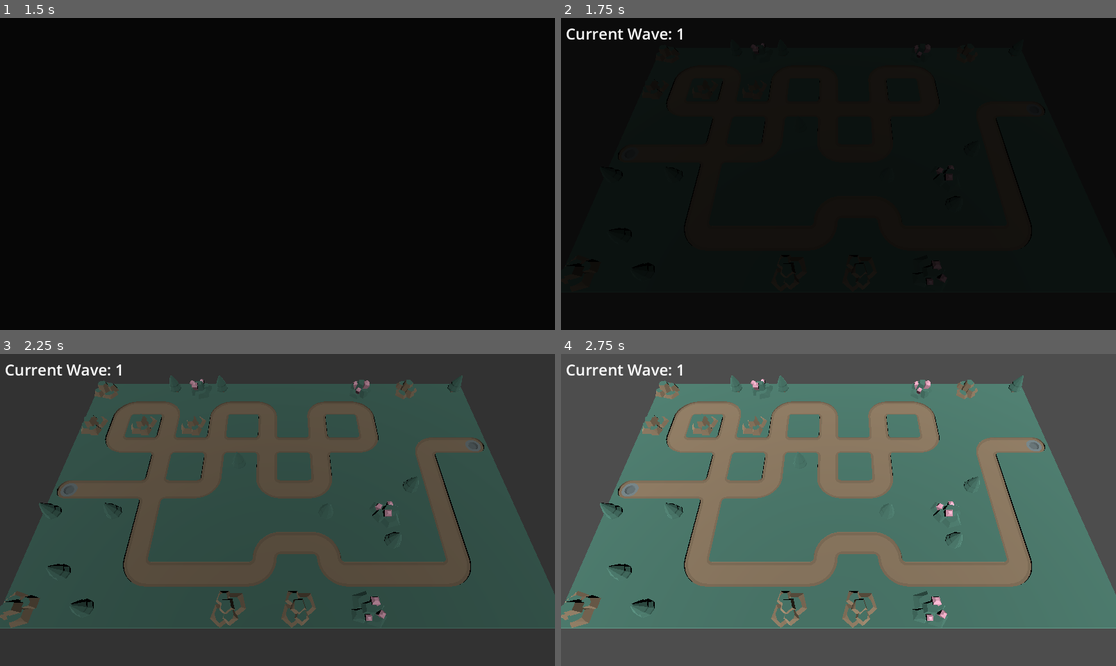
Above: before the commit, frames 1-4 (two rows, left to right).
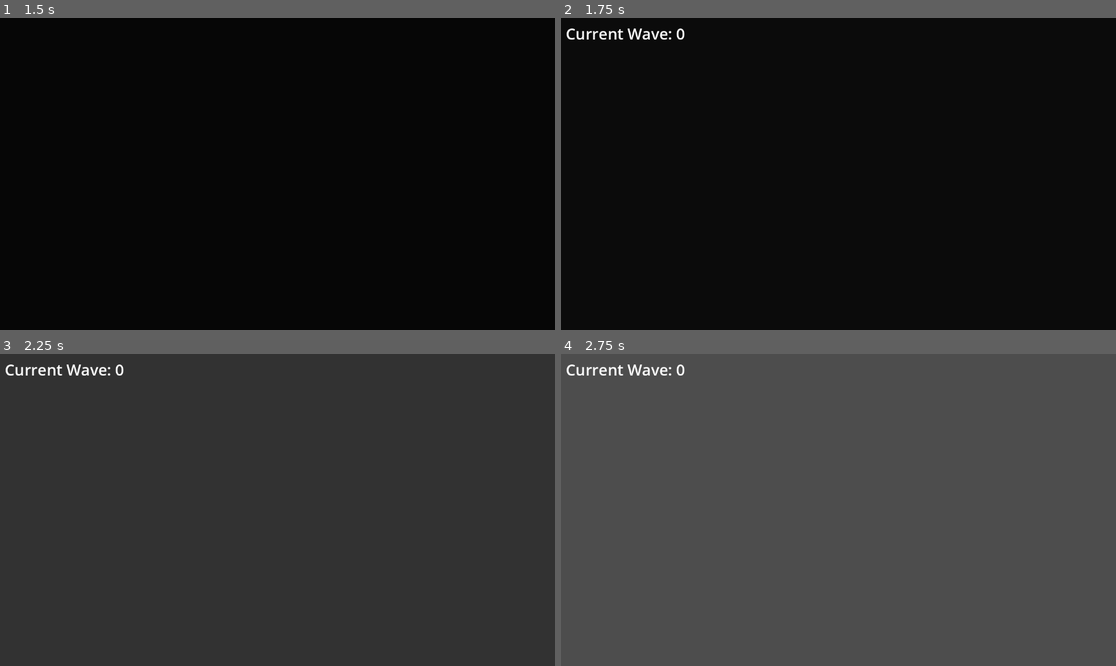
Above: after the commit, the same moments.

Repository: notsceptor/Farmageddon
Game: Godot game, scene res://Scenes/User_Interface/main_menu_screen.tscn
Two runs of this game, one before a commit and one after it. Both use one fixed random seed, a clock stepped at 60 frames per second and the inputs below.
Inputs:
- Up to frame 1 (1.5 s): click "PLAY GAME" at 0.5 s
- Up to frame 2 (1.75 s): no input
- Up to frame 3 (2.25 s): no input
- Up to frame 4 (2.75 s): no input

Frame 1 is identical in both runs. In frame 2, 0.1% of the frame differs, in the area x 20-71%, y 3-86%; in frame 3, 60%; in frame 4, 66%, in the area x 0-100%, y 3-88%.

Commit message:
Initial start
TODO implemented

Diff:
--- a/Scenes/Maps/easy_map.gd
+++ b/Scenes/Maps/easy_map.gd
@@ -1 +1,8 @@
 extends MapParent
+
+var _wave_number: int = 0
+
+func _ready():
+	print("Easy map loaded.")
+
+#TODO - Implement 'next wave' button that increments _wave_number by 1 -> And regenerated wave on every multiple of 5 for now.
--- a/Scenes/Maps/map_parent.gd
+++ b/Scenes/Maps/map_parent.gd
@@ -24,8 +24,9 @@
 
 func _ready():
 	_path_generator = PathGenerator.new(map_length, map_height)
-	_display_path()
-	_complete_grid()
+	# Two below functions wont be in _ready : They will happen when wave starts / needs to be re-generated
+	#_display_path()
+	#_complete_grid()
 
 func _complete_grid():
 	for x in range(map_length):
--- a/Scenes/User_Interface/ui.tscn
+++ b/Scenes/User_Interface/ui.tscn
@@ -21,5 +21,5 @@
 
 [node name="WaveNumber" type="Label" parent="MarginContainer/HBoxContainer"]
 layout_mode = 2
-text = "Current Wave: 1"
+text = "Current Wave: 0"
 label_settings = SubResource("LabelSettings_rlops")
